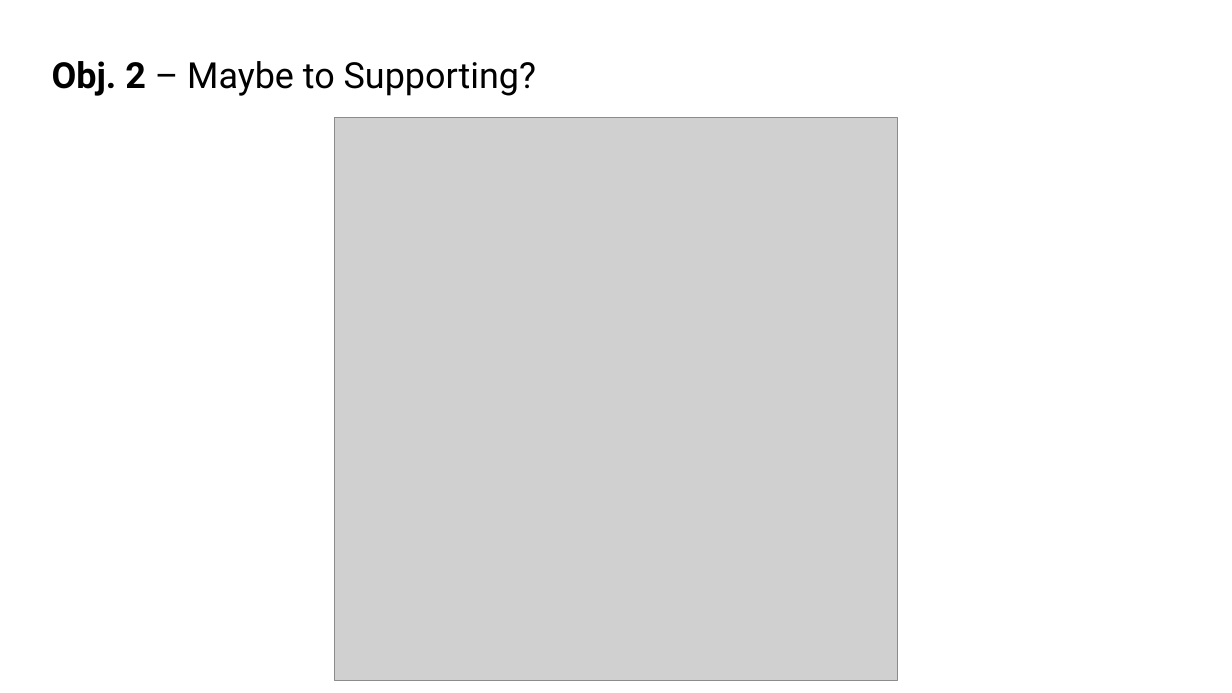
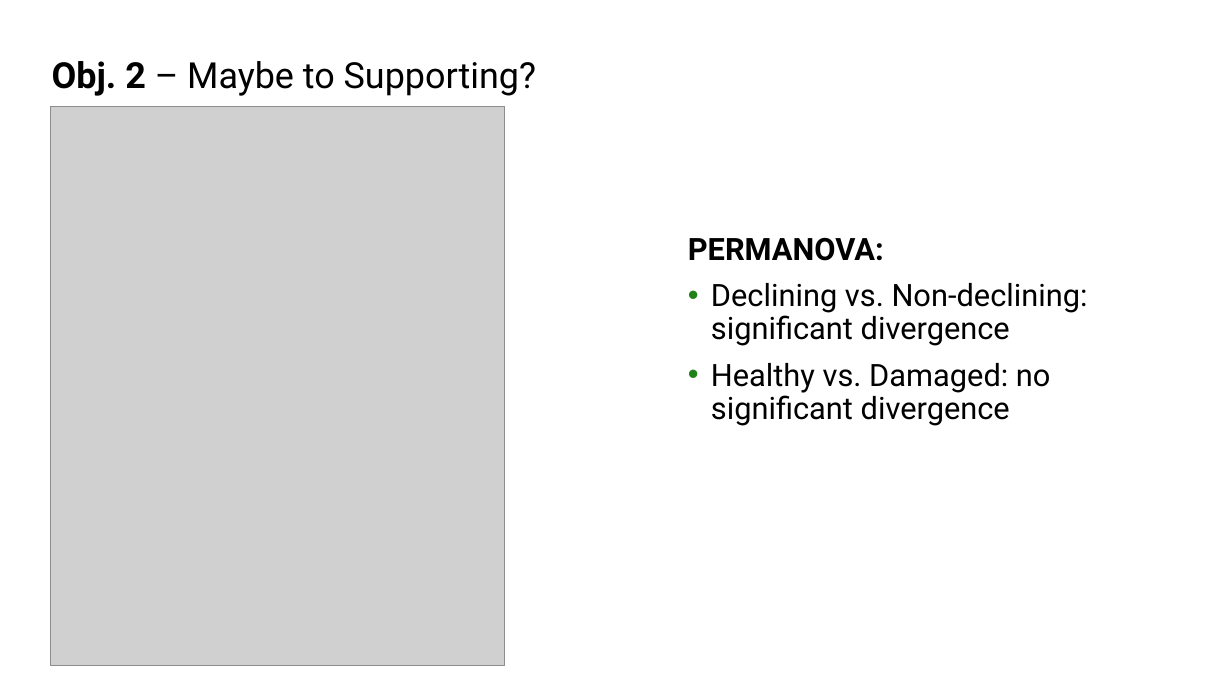
Before and after one commit to cris-fernandez/Tesis_Individuo, a slide deck: slide 13 of 06_ppts/Chapter2_variable_selection.pptx (slide 15 before the commit). Drawn at 1232x693 pixels with LibreOffice and Linux fonts; fonts in the diff are those of the drawing; grey boxes stand for pictures. Boxes give left, top, right and bottom in pixels: in the first picture for what was removed or moved away, otherwise in the second. Text is boxed around its words. In the diff, an @@ line names an element or a change of style, - is before the commit and + after.

```diff
--- a/06_ppts/Chapter2_variable_selection.pptx
+++ b/06_ppts/Chapter2_variable_selection.pptx
@@ picture added at [51,107,505,666] @@
@@ picture removed at [335,117,897,680] @@
@@ text added at [688,237,1088,426], 24 pt, text #000000 @@
+PERMANOVA:
+• Declining vs. Non-declining: significant divergence
+• Healthy vs. Damaged: no significant divergence
```
Also in this commit, not shown: 12 other slides changed, 1 slide added, 3 other files.
